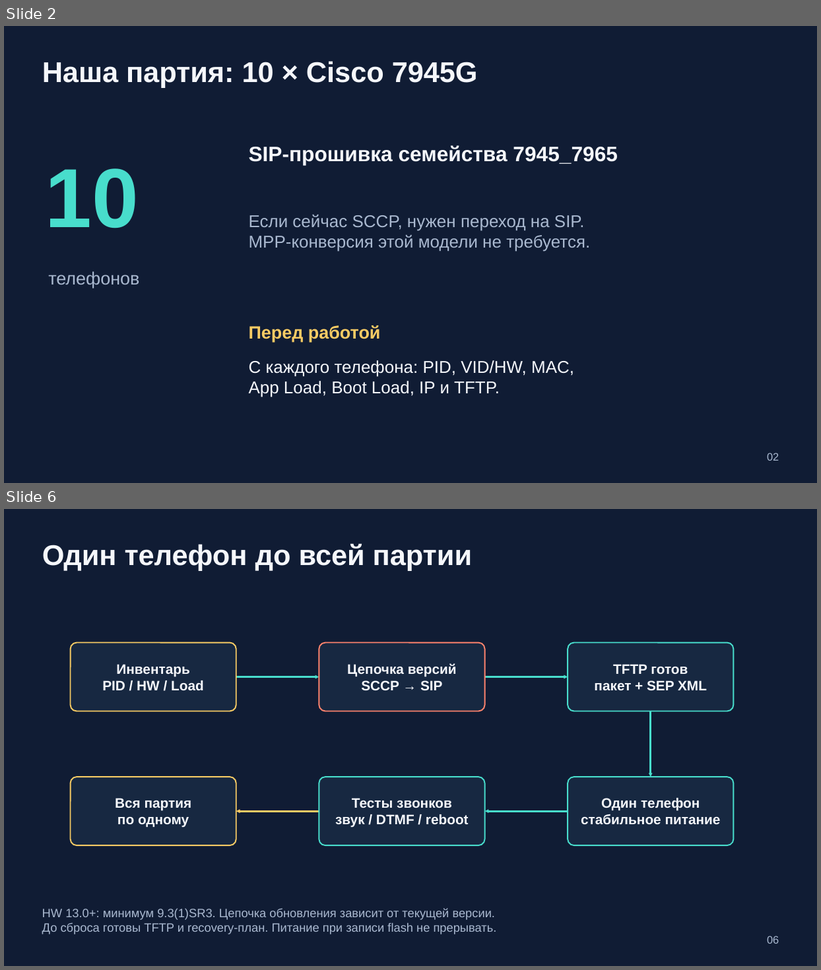
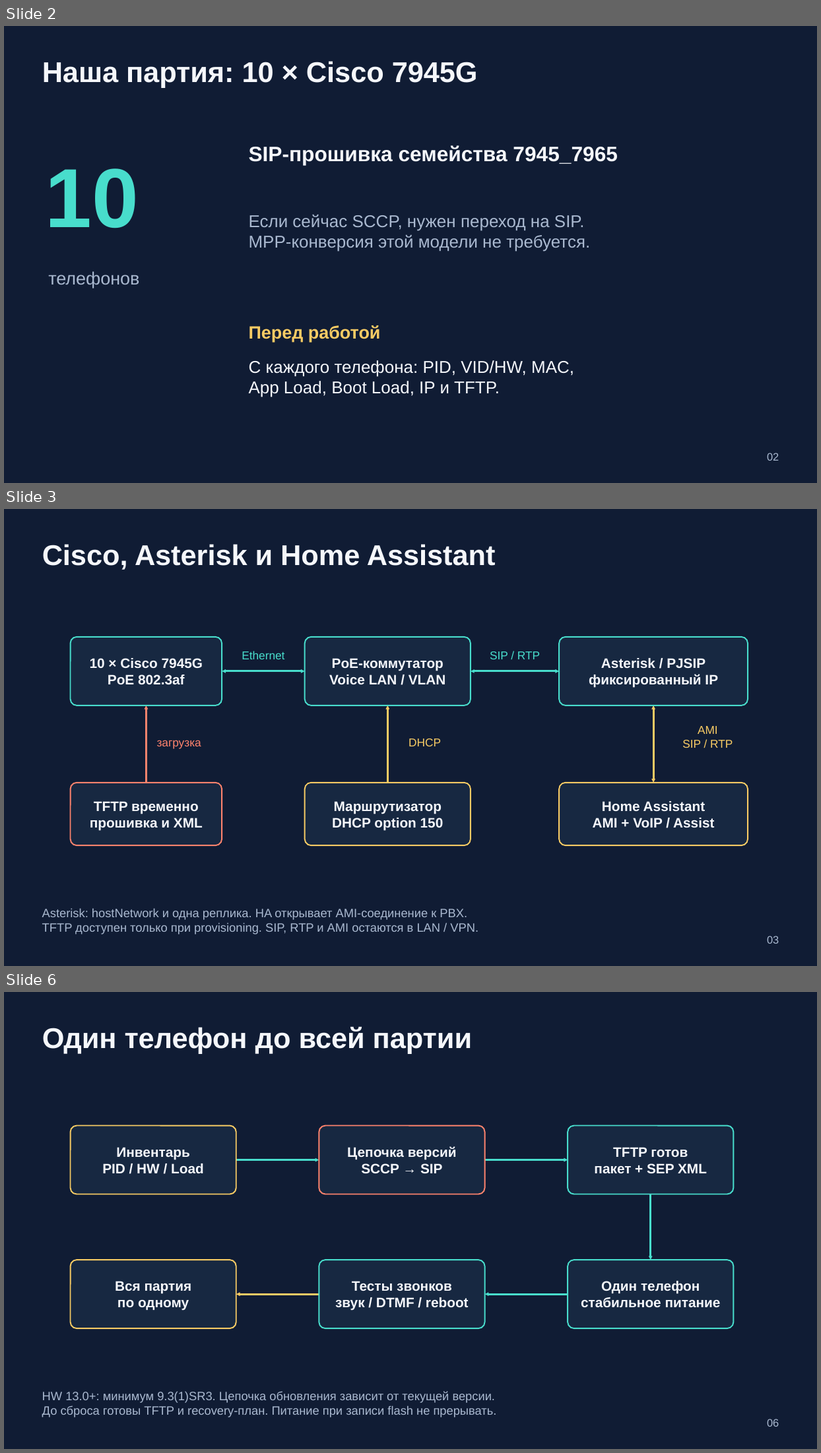
Before and after one commit to 4alvit/cisco-home-telephony, a slide deck: docs/slides/cisco-home-telephony.pptx. Shown one above the other, each under a label of ours: slides 2 and 6 before the commit, slides 2, 3 and 6 after it; the slides between them are not shown. The pictures are 821x970 and 821x1453 pixels, drawn with LibreOffice and Linux fonts; fonts in the diff are those of the drawing. Boxes give left, top, right and bottom in pixels: in the first picture for what was removed or moved away, otherwise in the second. Text is boxed around its words. In the diff, an @@ line names an element or a change of style, - is before the commit and + after.

Commit message:
Add PBX bootstrap mode and complete Home Assistant deployment visuals

```diff
--- a/docs/slides/cisco-home-telephony.pptx
+++ b/docs/slides/cisco-home-telephony.pptx
@@ slide 3 added at (4,509,817,966), background #101C34 @@
@@ text added at (42,544,496,570), 33.8 pt, text #F5F7FB, bold @@
+Cisco, Asterisk и Home Assistant
@@ rounded rectangle added at (71,637,222,706), fill #172841, outline #48DDCC 1.5 pt, 16.2 pt, text #F5F7FB, bold @@
+10 × Cisco 7945G
+PoE 802.3af
@@ rounded rectangle added at (305,637,471,706), fill #172841, outline #48DDCC 1.5 pt, 16.2 pt, text #F5F7FB, bold @@
+PoE-коммутатор
+Voice LAN / VLAN
@@ rounded rectangle added at (559,637,748,706), fill #172841, outline #48DDCC 1.5 pt, 16.2 pt, text #F5F7FB, bold @@
+Asterisk / PJSIP
+фиксированный IP
@@ text added at (242,651,284,659), 13.5 pt, text #48DDCC @@
+Ethernet
@@ text added at (490,652,540,659), 13.5 pt, text #48DDCC @@
+SIP / RTP
@@ double arrow added from (222, 671) to (305, 671), #48DDCC 2.25 pt @@
@@ double arrow added from (471, 671) to (559, 671), #48DDCC 2.25 pt @@
@@ arrow added from (146, 783) to (146, 706), #FF836D 2.25 pt @@
@@ arrow added from (387, 783) to (387, 706), #F7CB64 2.25 pt @@
@@ double arrow added from (653, 706) to (653, 783), #F7CB64 2.25 pt @@
@@ text added at (682,726,733,748), 13.5 pt, text #F7CB64 @@
+AMI
+SIP / RTP
@@ text added at (157,740,201,749), 13.5 pt, text #FF836D @@
+загрузка
@@ text added at (409,739,441,747), 13.5 pt, text #F7CB64 @@
+DHCP
@@ rounded rectangle added at (71,783,222,846), fill #172841, outline #FF836D 1.5 pt, 16.2 pt, text #F5F7FB, bold @@
+TFTP временно
+прошивка и XML
@@ rounded rectangle added at (305,783,471,846), fill #172841, outline #F7CB64 1.5 pt, 16.2 pt, text #F5F7FB, bold @@
+Маршрутизатор
+DHCP option 150
@@ rounded rectangle added at (559,783,748,846), fill #172841, outline #F7CB64 1.5 pt, 16.2 pt, text #F5F7FB, bold @@
+Home Assistant
+AMI + VoIP / Assist
@@ text added at (42,908,479,935), 14.2 pt, text #AAB9D0 @@
+Asterisk: hostNetwork и одна реплика. HA открывает AMI-соединение к PBX.
+TFTP доступен только при provisioning. SIP, RTP и AMI остаются в LAN / VPN.
@@ text added at (767,936,779,944), 12.8 pt, text #AAB9D0 @@
+03
```
Also in this commit, not shown: 4 slides changed, 6 other slides added, 5 slides removed, 14 other files.
